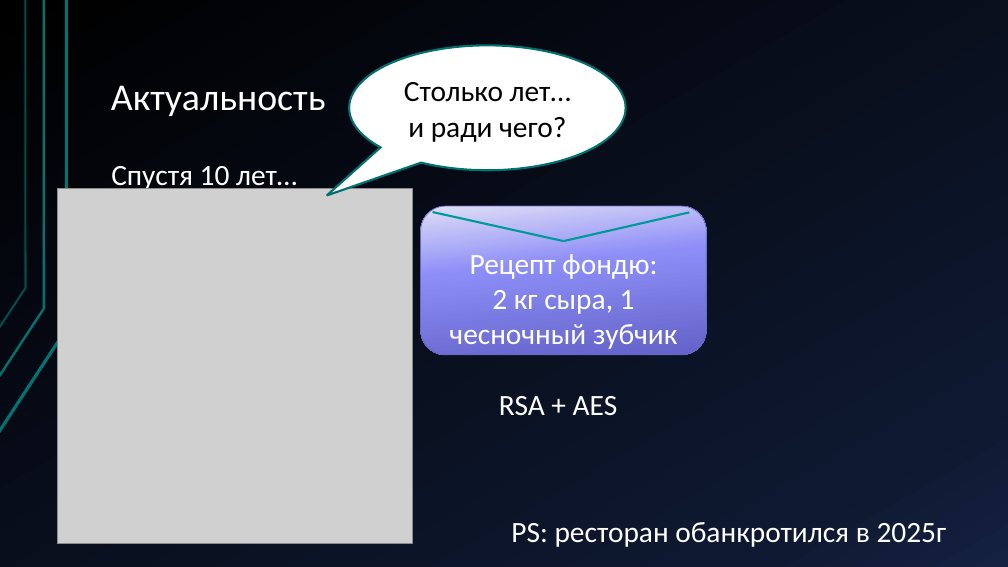
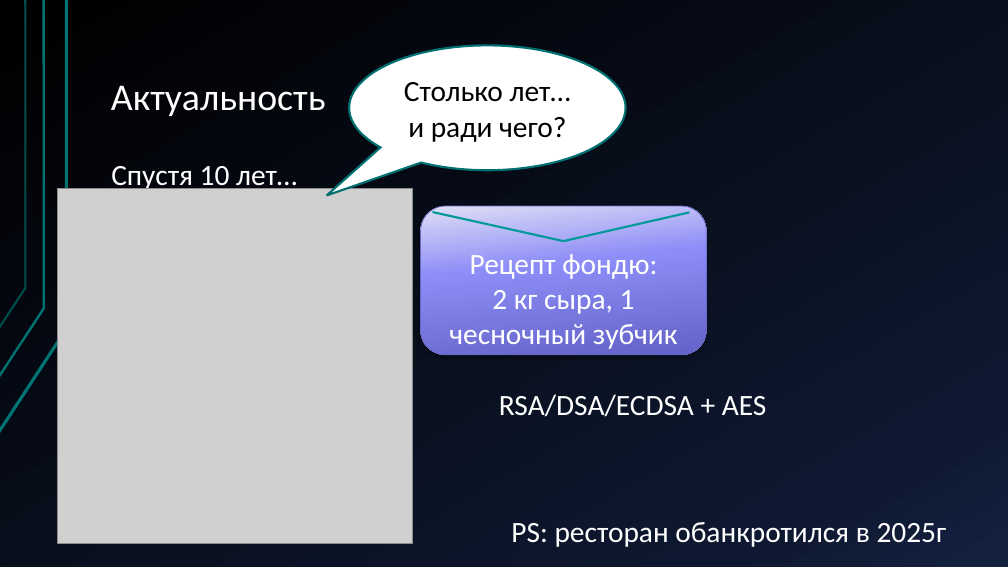
Before and after one commit to Terexi110/Teory, a slide deck: slide 4 of Постквантовая криптография KEM на решётках.pptx. Drawn at 1008x567 pixels with LibreOffice and Linux fonts; fonts in the diff are those of the drawing; grey boxes stand for pictures. Boxes give left, top, right and bottom in pixels: in the first picture for what was removed or moved away, otherwise in the second. Text is boxed around its words. In the diff, an @@ line names an element or a change of style, - is before the commit and + after.

```diff
--- a/Постквантовая криптография KEM на решётках.pptx
+++ b/Постквантовая криптография KEM на решётках.pptx
@@ text at (499,394,767,417): text changed @@
-RSA + AES
+RSA/DSA/ECDSA + AES
```
Also in this commit, not shown: 14 other slides changed, 1 slide added, 3 other files.
